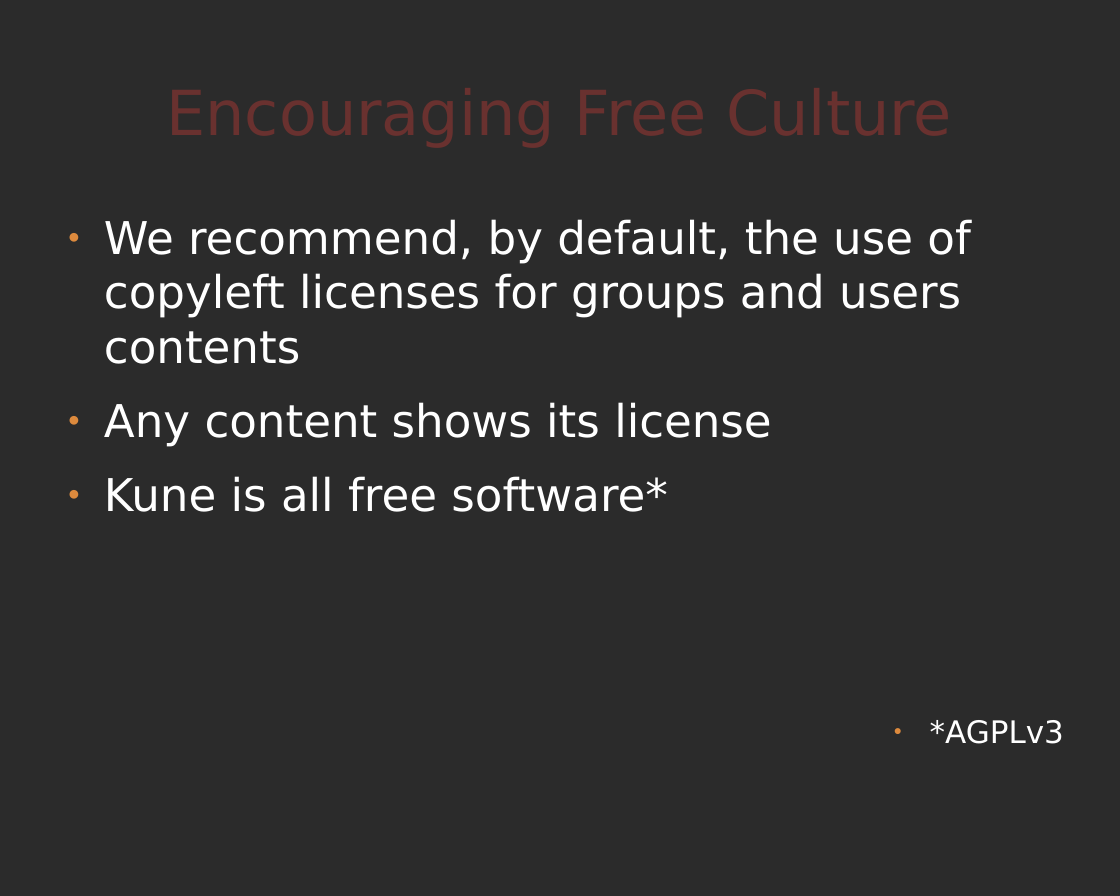
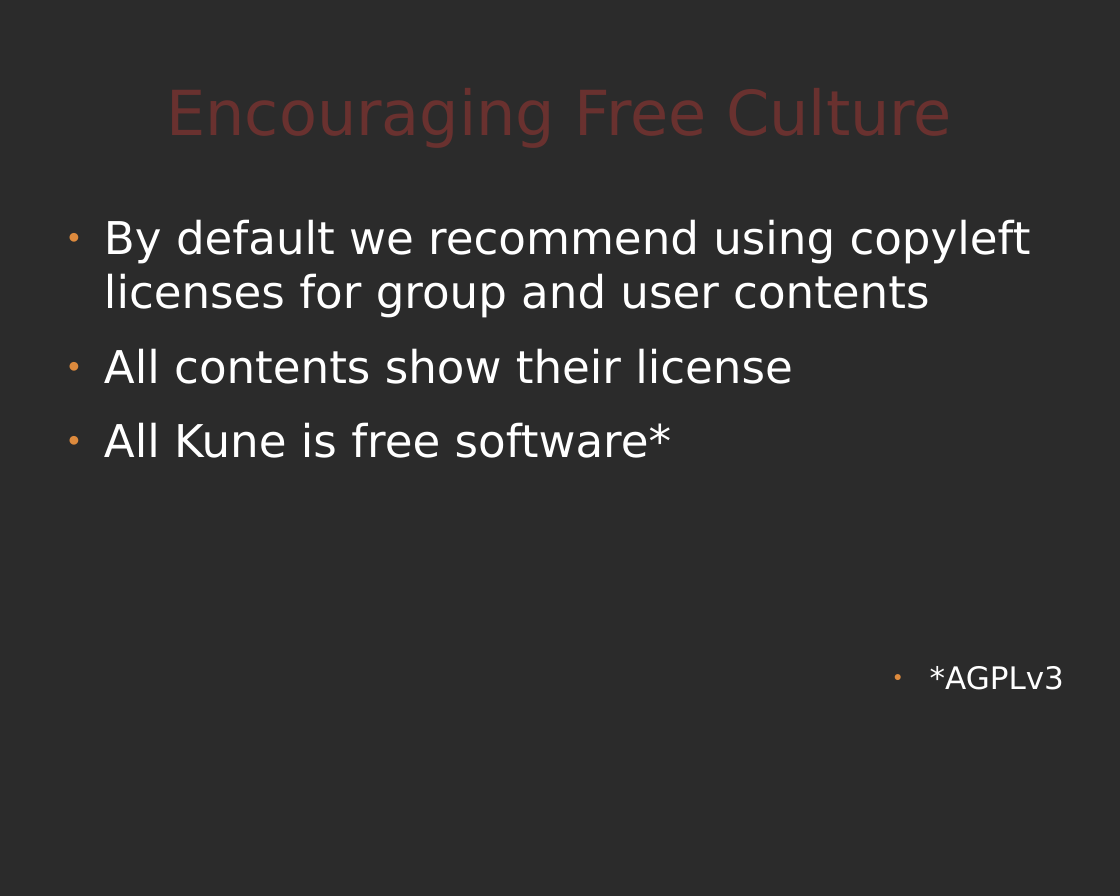
Before and after one commit to comunes/kune, a slide deck: slide 13 of doc/kune-ene-09.odp. Drawn at 1120x896 pixels with LibreOffice and Linux fonts; fonts in the diff are those of the drawing; background and template pictures are left out; a plain dark background stands for a picture behind light text. Boxes give left, top, right and bottom in pixels: in the first picture for what was removed or moved away, otherwise in the second. Text is boxed around its words. In the diff, an @@ line names an element or a change of style, - is before the commit and + after.

Commit message:
Changes made in slides 5, 7, 9, 10, 11, 13, 14, 16, 17, 20, 21 and 22

```diff
--- a/doc/kune-ene-09.odp
+++ b/doc/kune-ene-09.odp
@@ text at (104, 219, 1031, 458): text changed @@
-● We recommend, by default, the use of copyleft licenses for groups and users contents
-● Any content shows its license
-● Kune is all free software*
+● By default we recommend using copyleft licenses for group and user contents
+● All contents show their license
+● All Kune is free software*
```
Also in this commit, not shown: 11 other slides changed.
